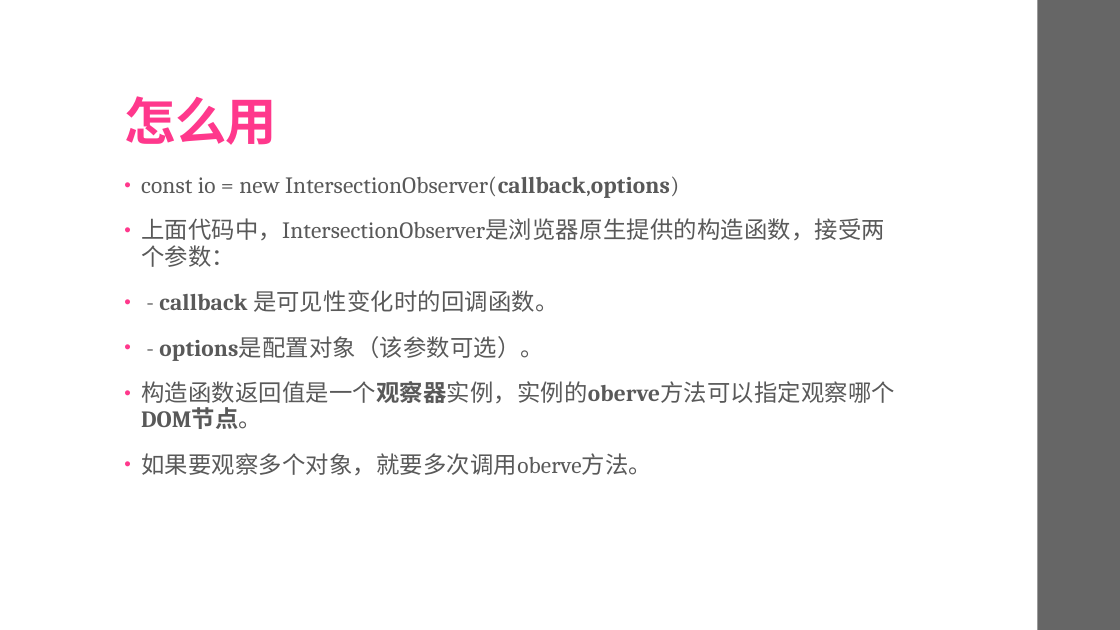
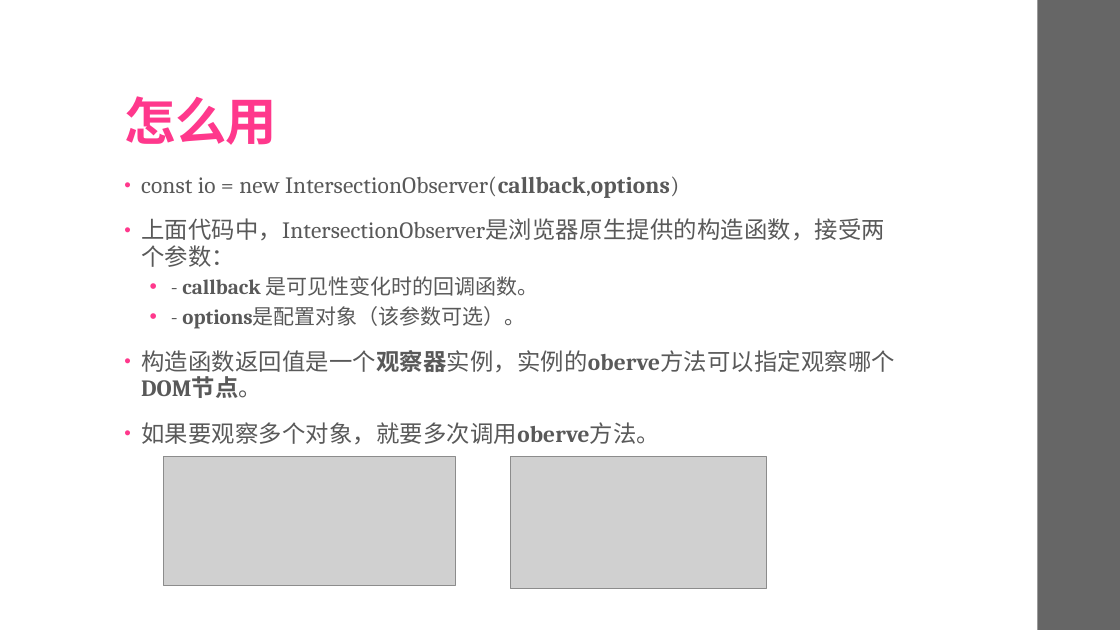
Before and after one commit to uaoin/IntersectionObserver-API, a slide deck: slide 6 of IntersectionObserver.pptx. Drawn at 1120x630 pixels with LibreOffice and Linux fonts; fonts in the diff are those of the drawing; grey boxes stand for pictures. Boxes give left, top, right and bottom in pixels: in the first picture for what was removed or moved away, otherwise in the second. Text is boxed around its words. In the diff, an @@ line names an element or a change of style, - is before the commit and + after.

```diff
--- a/IntersectionObserver.pptx
+++ b/IntersectionObserver.pptx
@@ text at (x1=141, y1=276, x2=660, y2=444): size 20 to 18 pt, letter spacing 0.1 to 0 pt in "- callback 是可见性变化时的回调函数。", "- options是配置对象（该参数可选）。"; bold on in "如果要观察多个对象，就要多次调用oberve方法。"; list level 1 to 2 in "- callback 是可见性变化时的回调函数。"; line spacing 0.95 to 0.9; list level 1 to 2 in "- options是配置对象（该参数可选）。" @@
@@ picture added at (x1=163, y1=456, x2=455, y2=586) @@
@@ picture added at (x1=511, y1=456, x2=766, y2=588) @@
```
Also in this commit, not shown: 10 other slides changed.
